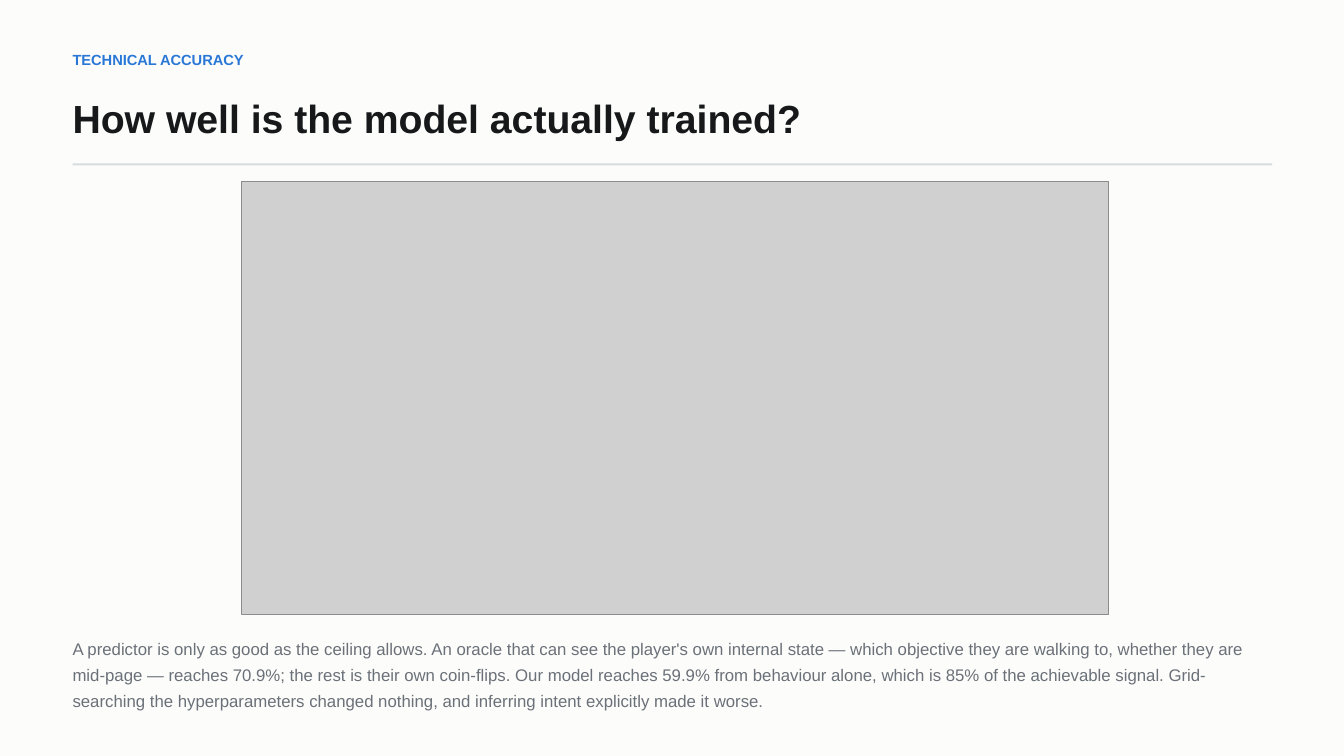
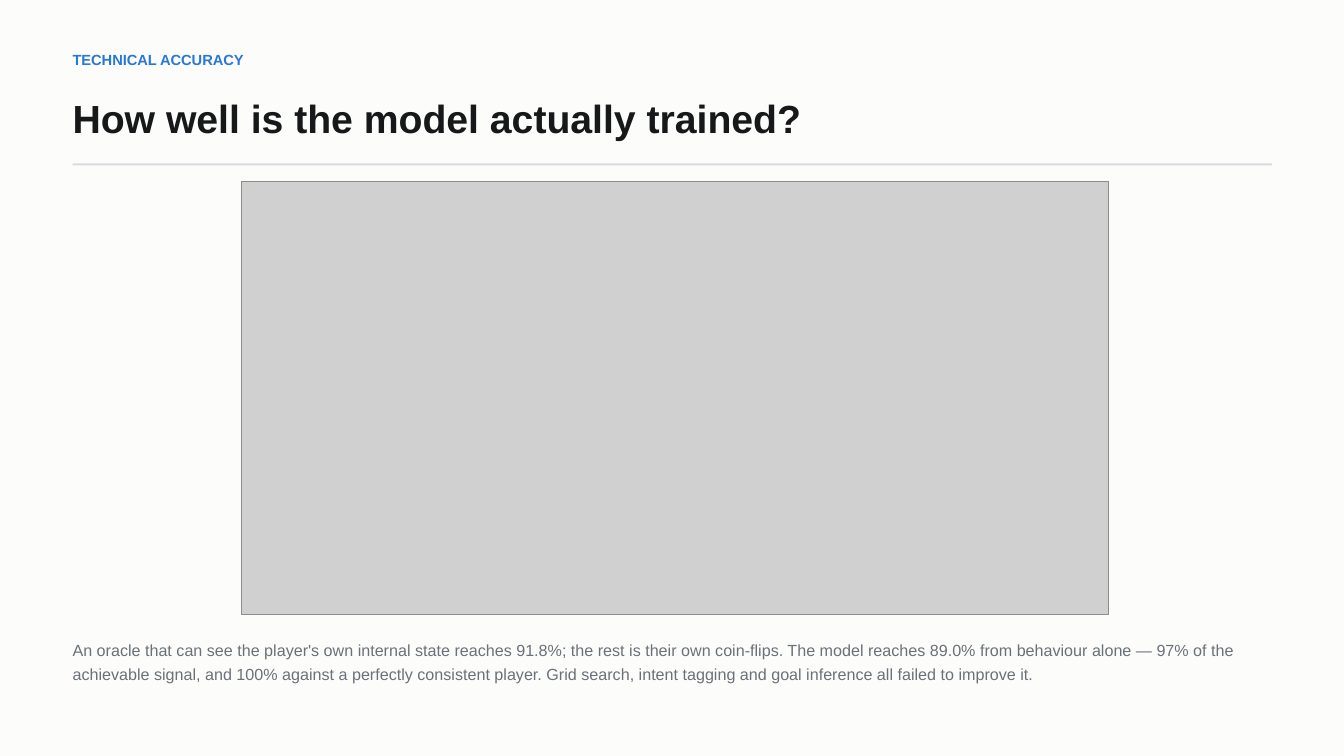
Before and after one commit to Sh1v4mKum4r/parity, a slide deck: slide 13 of docs/PARITY-review3-deck.pptx. Drawn at 1344x756 pixels with LibreOffice and Linux fonts; fonts in the diff are those of the drawing; grey boxes stand for pictures. Boxes give left, top, right and bottom in pixels: in the first picture for what was removed or moved away, otherwise in the second. Text is boxed around its words. In the diff, an @@ line names an element or a change of style, - is before the commit and + after.

```diff
--- a/docs/PARITY-review3-deck.pptx
+++ b/docs/PARITY-review3-deck.pptx
@@ text at (73,644,1233,684): text changed; size 12 to 11.5 pt @@
-A predictor is only as good as the ceiling allows. An oracle that can see the player's own internal state — which objective they are walking to, whether they are mid-page — reaches 70.9%; the rest is their own coin-flips. Our model reaches 59.9% from behaviour alone, which is 85% of the achievable signal. Grid-searching the hyperparameters changed nothing, and inferring intent explicitly made it worse.
+An oracle that can see the player's own internal state reaches 91.8%; the rest is their own coin-flips. The model reaches 89.0% from behaviour alone — 97% of the achievable signal, and 100% against a perfectly consistent player. Grid search, intent tagging and goal inference all failed to improve it.
```
Also in this commit, not shown: 2 other slides changed, 3 other files.
